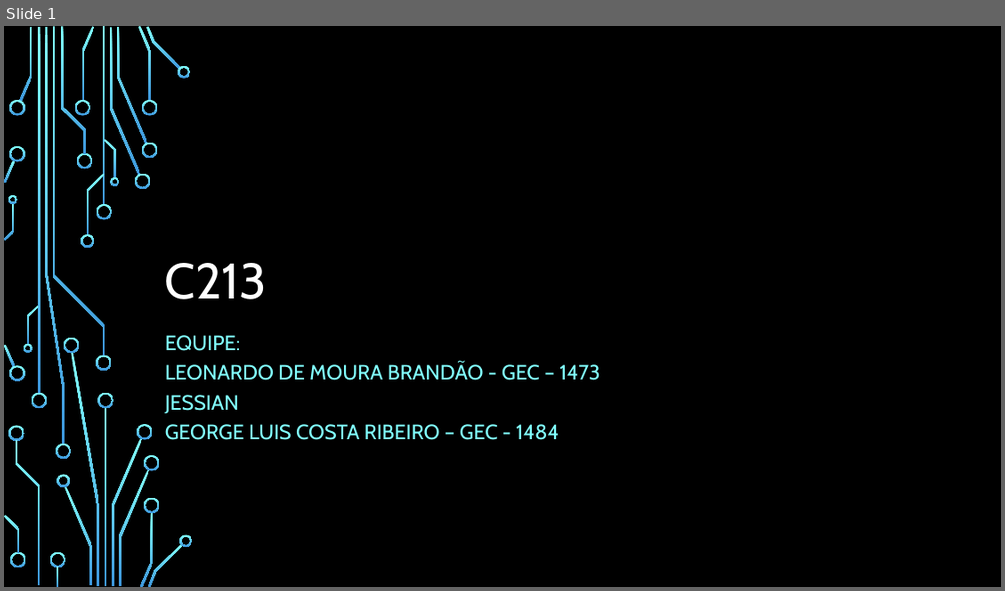
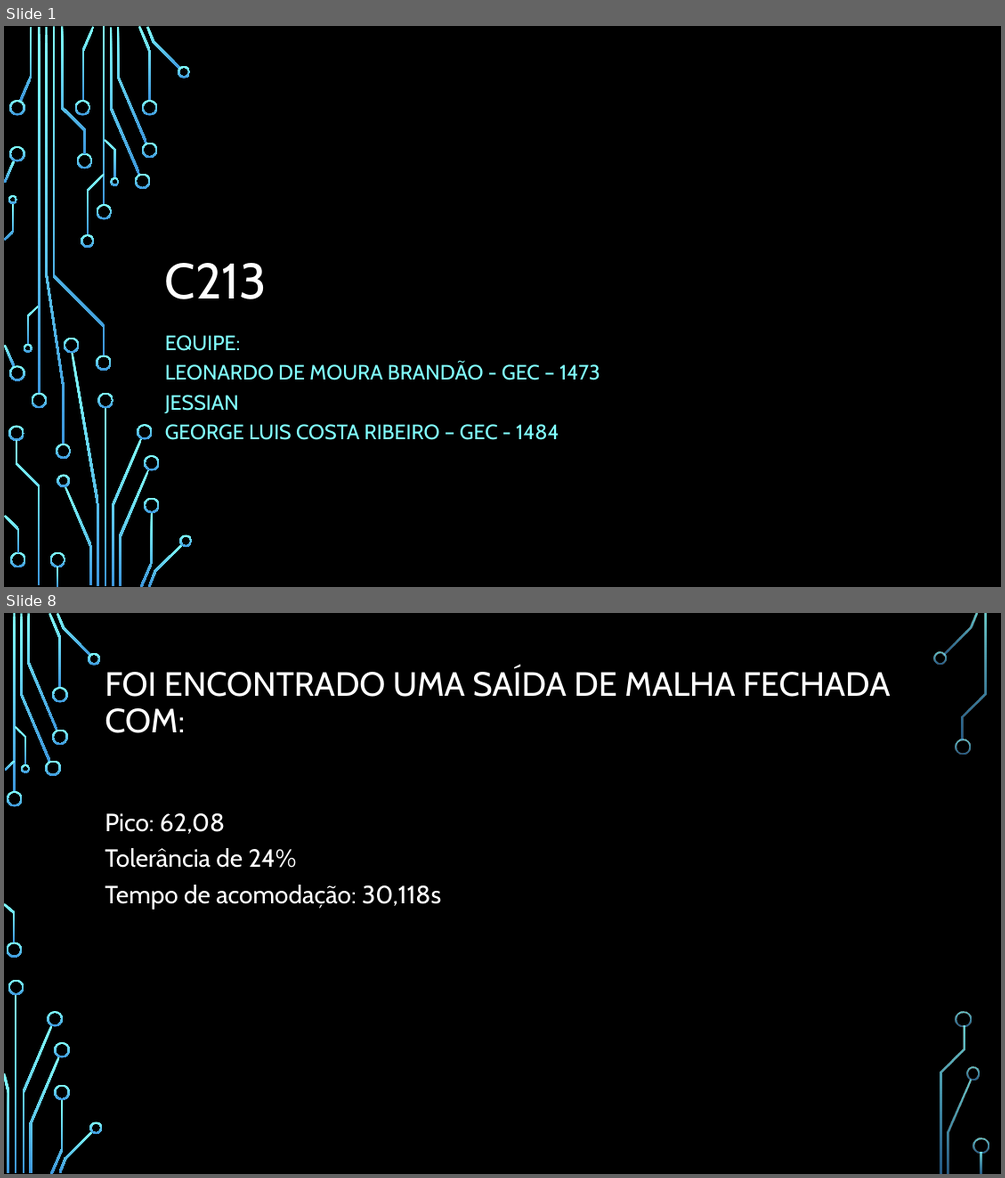
Before and after one commit to George-Luis-Costa/C213-Sistemas-Embarcados-, a slide deck: Projeto1/Apresentação.pptx. Shown one above the other, each under a label of ours: slide 1 before the commit, slides 1 and 8 after it; the slides between them are not shown. The pictures are 1005x591 and 1005x1178 pixels, drawn with LibreOffice and Linux fonts; fonts in the diff are those of the drawing; background and template pictures are left out. Boxes give left, top, right and bottom in pixels: in the first picture for what was removed or moved away, otherwise in the second. Text is boxed around its words. In the diff, an @@ line names an element or a change of style, - is before the commit and + after.

```diff
--- a/Projeto1/Apresentação.pptx
+++ b/Projeto1/Apresentação.pptx
@@ slide 8 added at box(4, 613, 1001, 1174), background picture (left out) @@
@@ title added at box(105, 667, 890, 733), 32.4 pt, text #FFFFFF @@
+FOI ENCONTRADO UMA SAÍDA DE MALHA FECHADA COM:
@@ text added at box(105, 813, 441, 908), 24 pt, text #FFFFFF @@
+Pico: 62,08
+Tolerância de 24%
+Tempo de acomodação: 30,118s
@@ group added at box(4, 613, 989, 1174): 33 freeform shapes, 3 rectangles @@
```
Also in this commit, not shown: 5 slides changed, 4 other slides added, 1 slide removed.
